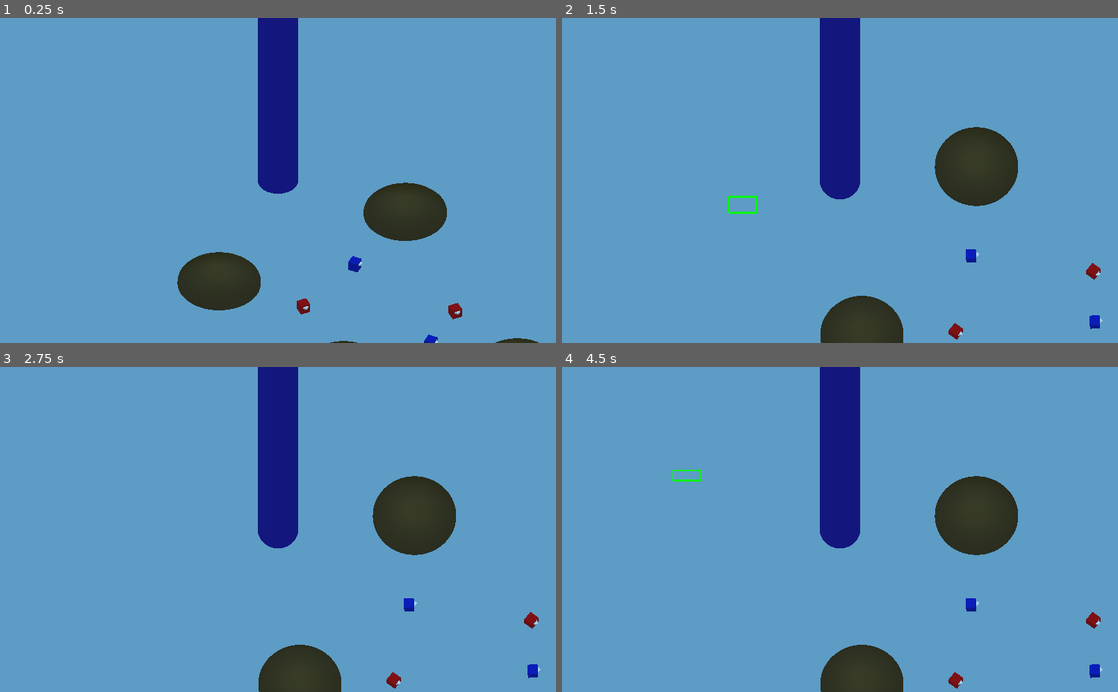
Above: before the commit, frames 1-4 (two rows, left to right).
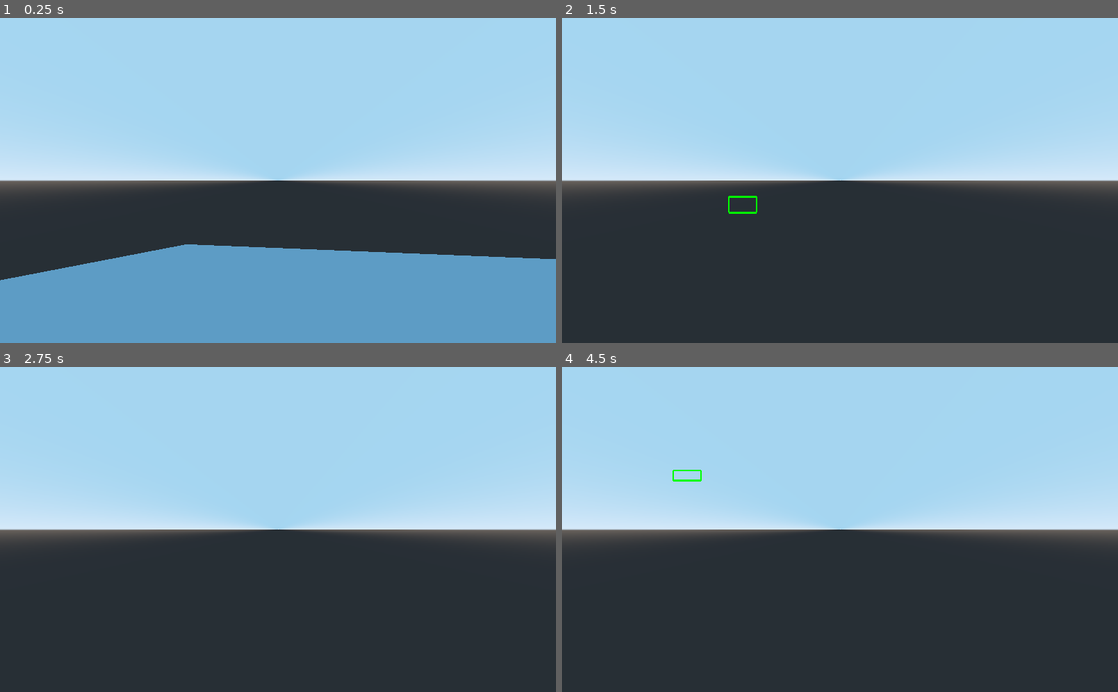
Above: after the commit, the same moments.

Repository: GoDandrea/Drown-in-Future
Game: Godot game, scene res://scenes/World.tscn
Two runs of this game, one before a commit and one after it. Both use one fixed random seed, a clock stepped at 60 frames per second and the inputs below.
Inputs (mouse positions are in pixels of both pictures, inside the frame that each line leads up to):
- Up to frame 1 (0.25 s): no input
- Up to frame 2 (1.5 s): tap Enter (ui_accept) at 0.5, 0.77, 0.8, 1.07, 1.25 s; move the mouse to (962, 164) at 0.52 s; press the mouse at (962, 164) at 0.53 s; hold Right (ui_right) 0.53-1.25 s; release the mouse at (962, 164) at 1.25 s; drag from (728, 196) to (812, 245) at 1.27 s
- Up to frame 3 (2.75 s): tap Enter (ui_accept) at 2, 2.3 s; move the mouse to (333, 458) at 2.02 s; press the mouse at (333, 458) at 2.03 s; hold Right (ui_right) from 2.03 s (still down)
- Up to frame 4 (4.5 s): release Right (ui_right) at 2.75 s; release the mouse at (895, 458) at 2.75 s; tap Enter (ui_accept) at 2.75, 3.77, 3.8, 4.07, 4.25 s; drag from (812, 594) to (673, 480) at 2.77 s; move the mouse to (1006, 578) at 3.52 s; press the mouse at (1006, 578) at 3.53 s; hold Left (ui_left) 3.53-4.25 s; release the mouse at (1006, 578) at 4.25 s; drag from (673, 480) to (756, 448) at 4.27 s

The runs differ from the first frame. In frame 1, 74% of the frame differs, in the area x 0-100%, y 0-100%; in frame 2, 98%; in frame 3, 98%; in frame 4, 98%.

Commit message:
Changes camera rotation to camera

Diff:
--- a/CamBase.gd
+++ b/CamBase.gd
@@ -1,7 +1,7 @@
 extends Spatial
 
 const MOVE_MARGIN = 20
-const MOVE_SPEED = 0.0005
+const MOVE_SPEED = 0.005
 
 var team = 0
 var selected_units = []
@@ -11,11 +11,9 @@
 const ray_length = 1000
 onready var cam = $Camera
 
-func _process(delta):
+func _process(_delta):
+
 	var m_pos = get_viewport().get_mouse_position()
-	calc_move(m_pos, delta)
-	if Input.is_action_just_pressed("ui_accept"):
-		print(rotation_degrees[0])
 	if Input.is_action_just_pressed("main_command"):
 		move_selected_units(m_pos)
 	if Input.is_action_just_pressed("alt_command"):
@@ -29,21 +27,15 @@
 	if Input.is_action_just_released("alt_command"):
 		select_units(m_pos)
 
-func calc_move(m_pos, delta):
-	var v_size = get_viewport().size
-	var move_vec = Vector2()
-	if m_pos.x < MOVE_MARGIN:
-		move_vec.x -= 1
-	if m_pos.y < MOVE_MARGIN:
-		move_vec.y -= 1
-	if m_pos.x > v_size.x - MOVE_MARGIN:
-		move_vec.x += 1
-	if m_pos.y > v_size.y - MOVE_MARGIN:
-		move_vec.y += 1
-	move_vec *= MOVE_SPEED
-	rotate_y(rad2deg(move_vec.x))
-	if not ((rotation_degrees[0] + 100*rad2deg(move_vec.y) > 0) or (rotation_degrees[0] + 100*rad2deg(move_vec.y) < -85)):
-		rotate_object_local(Vector3(1,0,0), rad2deg(move_vec.y))
+		#smooth movement
+	var inpx = (int(Input.is_action_pressed("ui_right"))
+	                   - int(Input.is_action_pressed("ui_left")))
+	var inpy = (int(Input.is_action_pressed("ui_down"))
+	                   - int(Input.is_action_pressed("ui_up")))
+	#position.x = lerp(position.x, position.x + inpx *speed * zoom.x,speed * delta)
+	#position.y = lerp(position.y, position.y + inpy *speed * zoom.y,speed * delta)
+
+
 
 
 func raycast_from_mouse(m_pos, collision_mask):
--- a/project.godot
+++ b/project.godot
@@ -26,6 +26,34 @@
 
 [input]
 
+ui_left={
+"deadzone": 0.5,
+"events": [ Object(InputEventKey,"resource_local_to_scene":false,"resource_name":"","device":0,"alt":false,"shift":false,"control":false,"meta":false,"command":false,"pressed":false,"scancode":16777231,"unicode":0,"echo":false,"script":null)
+, Object(InputEventJoypadButton,"resource_local_to_scene":false,"resource_name":"","device":0,"button_index":14,"pressure":0.0,"pressed":false,"script":null)
+, Object(InputEventKey,"resource_local_to_scene":false,"resource_name":"","device":0,"alt":false,"shift":false,"control":false,"meta":false,"command":false,"pressed":false,"scancode":65,"unicode":0,"echo":false,"script":null)
+ ]
+}
+ui_right={
+"deadzone": 0.5,
+"events": [ Object(InputEventKey,"resource_local_to_scene":false,"resource_name":"","device":0,"alt":false,"shift":false,"control":false,"meta":false,"command":false,"pressed":false,"scancode":16777233,"unicode":0,"echo":false,"script":null)
+, Object(InputEventJoypadButton,"resource_local_to_scene":false,"resource_name":"","device":0,"button_index":15,"pressure":0.0,"pressed":false,"script":null)
+, Object(InputEventKey,"resource_local_to_scene":false,"resource_name":"","device":0,"alt":false,"shift":false,"control":false,"meta":false,"command":false,"pressed":false,"scancode":68,"unicode":0,"echo":false,"script":null)
+ ]
+}
+ui_up={
+"deadzone": 0.5,
+"events": [ Object(InputEventKey,"resource_local_to_scene":false,"resource_name":"","device":0,"alt":false,"shift":false,"control":false,"meta":false,"command":false,"pressed":false,"scancode":16777232,"unicode":0,"echo":false,"script":null)
+, Object(InputEventJoypadButton,"resource_local_to_scene":false,"resource_name":"","device":0,"button_index":12,"pressure":0.0,"pressed":false,"script":null)
+, Object(InputEventKey,"resource_local_to_scene":false,"resource_name":"","device":0,"alt":false,"shift":false,"control":false,"meta":false,"command":false,"pressed":false,"scancode":87,"unicode":0,"echo":false,"script":null)
+ ]
+}
+ui_down={
+"deadzone": 0.5,
+"events": [ Object(InputEventKey,"resource_local_to_scene":false,"resource_name":"","device":0,"alt":false,"shift":false,"control":false,"meta":false,"command":false,"pressed":false,"scancode":16777234,"unicode":0,"echo":false,"script":null)
+, Object(InputEventJoypadButton,"resource_local_to_scene":false,"resource_name":"","device":0,"button_index":13,"pressure":0.0,"pressed":false,"script":null)
+, Object(InputEventKey,"resource_local_to_scene":false,"resource_name":"","device":0,"alt":false,"shift":false,"control":false,"meta":false,"command":false,"pressed":false,"scancode":83,"unicode":0,"echo":false,"script":null)
+ ]
+}
 main_command={
 "deadzone": 0.5,
 "events": [ Object(InputEventMouseButton,"resource_local_to_scene":false,"resource_name":"","device":0,"alt":false,"shi …(212 unchanged characters)…
--- /dev/null
+++ b/scenes/Camera.gd
@@ -0,0 +1,71 @@
+extends Camera
+
+const MOVE_MARGIN = 20
+const MOVE_SPEED = 0.005
+
+var zoomspeed = 10.0
+var zoommargin = 0.1
+var zoomfactor = 1.0
+var zoomDef = 64
+var zoomMin = 32
+var zoomMax = 128
+var zooming = false
+
+var tiltMin = 200.0
+var tiltMax = 200.0
+
+var mousepos = Vector2()
+var mouseposGlobal = Vector2()
+var tilt = 0
+var is_dragging = false
+var move_to_point = Vector2()
+
+signal area_selected
+signal start_move_selection
+
+
+func _process(delta):
+
+	if Input.is_action_just_pressed("ui_accept"):
+		print(rotation_degrees)
+
+	var m_pos = get_viewport().get_mouse_position()
+	calc_move(m_pos, delta)
+
+	#zoom in
+	size = lerp(size, size * zoomfactor, zoomspeed * delta)
+	size = clamp(size, zoomMin, zoomMax)
+
+	if not zooming:
+		zoomfactor = 1.0
+
+func calc_move(m_pos, delta):
+	var v_size = get_viewport().size
+	var move_vec = Vector2()
+	if m_pos.x < MOVE_MARGIN:
+		move_vec.x -= 0.1
+	if m_pos.y < MOVE_MARGIN:
+		move_vec.y -= 0.1
+	if m_pos.x > v_size.x - MOVE_MARGIN:
+		move_vec.x += 0.1
+	if m_pos.y > v_size.y - MOVE_MARGIN:
+		move_vec.y += 0.1
+	move_vec *= MOVE_SPEED
+
+	global_rotate(Vector3(0,1,0), -rad2deg(move_vec.x))
+	if not ((rotation_degrees[0] + 100*-rad2deg(move_vec.y) > 10) or (rotation_degrees[0] + 100*-rad2deg(move_vec.y) < -85)):
+		rotate_object_local(Vector3(1,0,0), -rad2deg(move_vec.y))
+
+func _input(event):
+	if event is InputEventMouseButton:
+		if event.is_pressed():
+			zooming = true
+			if event.button_index == BUTTON_WHEEL_UP:
+				zoomfactor -= 0.01 * zoomspeed
+			if event.button_index == BUTTON_WHEEL_DOWN:
+				zoomfactor += 0.01 * zoomspeed
+		else:
+			zooming = false
+
+	if event is InputEventMouse:
+		mousepos = event.position
--- a/scenes/World.tscn
+++ b/scenes/World.tscn
@@ -1,9 +1,10 @@
-[gd_scene load_steps=13 format=2]
+[gd_scene load_steps=14 format=2]
 
 [ext_resource path="res://CamBase.gd" type="Script" id=1]
 [ext_resource path="res://scenes/Unit.tscn" type="PackedScene" id=2]
 [ext_resource path="res://SelectionBox.gd" type="Script" id=3]
 [ext_resource path="res://materials/IslandMat.tres" type="Material" id=4]
+[ext_resource path="res://scenes/Camera.gd" type="Script" id=5]
 
 [sub_resource type="NavigationMesh" id=1]
 vertices = PoolVector3Array( -29.6, 0.216095, 16.6, -28.7, 0.816095, 16.6, -28.7, 0.216095, 16, -199.4, 0.216095, -19.1 …(21780 unchanged characters)…
@@ -30,14 +31,15 @@
 [node name="World" type="Spatial"]
 
 [node name="CamBase" type="Spatial" parent="."]
-transform = Transform( 1, 0, 0, 0, 0.961261, 0.275637, 0, -0.275637, 0.961261, 0, 0, 0 )
+transform = Transform( 1, 0, 0, 0, 0.965925, 0.258819, 0, -0.258819, 0.965925, 0, 0, 0 )
 script = ExtResource( 1 )
 
 [node name="Camera" type="Camera" parent="CamBase"]
-transform = Transform( 1, 0, 0, 0, 1, 0, 0, 0, 1, 0, 0, 200 )
+transform = Transform( 1, 0, 0, 0, 0.996196, -0.0871558, 0, 0.0871558, 0.996196, 0, 3.8147e-05, 200 )
 projection = 1
 size = 64.0
 far = 1000.0
+script = ExtResource( 5 )
 
 [node name="SelectionBox" type="Control" parent="CamBase"]
 margin_right = 40.0
